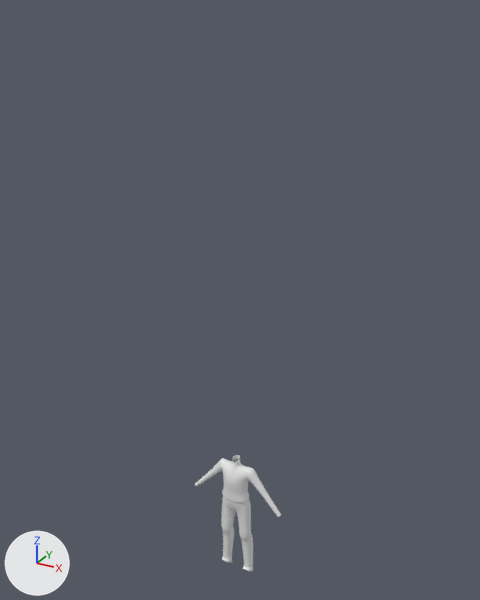
Renders of the Blender file Documentation/TitleScreen/title_screen.blend from each side of a commit.
Camera for both pictures: a 50 mm lens placed at (9.63, -17.25, 20.2), pointed at (-0.17, 0.58, 11.29). The lights are fixed; the arrows at lower left show +X, +Y and +Z.
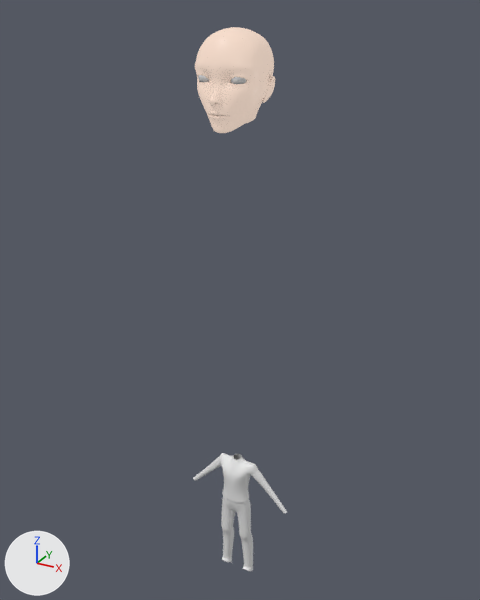
Boxes [x1, y1, x2, y2] around the edits, measured in the pictures (480 x 600 px; the box of a moved part takes in the faces that stretch with it):
'Zero Base.002', added: after [195, 27, 275, 133]
    faces in mat_skin_001: [195, 27, 275, 133]
'Cube', reshaped: before [195, 455, 281, 571]; after [193, 453, 287, 571]
'Eyes', added: after [198, 75, 247, 84]
part 1 of me_cube, moved or reshaped: before [195, 455, 281, 517]; after [193, 453, 287, 513]

The change, as a list of edits to the scene's bpy script:
```text
Add mat_teeth_001:
    mat_teeth_001 = diffuse_material('Teeth.001')
    mat_teeth_001.base_color = (0.811, 0.799, 0.808)  # white #e9e7e8
Add mat_skin_001:
    mat_skin_001 = bpy.data.materials.new('Skin.001')
    # nodes: AmbientOcclusion, BsdfPrincipled, MixShader, OutputMaterial
    # colours: white #ffe7d7, beige #f2d4c3
Add mat_eyes_001:
    mat_eyes_001 = diffuse_material('Eyes.001')
    mat_eyes_001.base_color = (0.8, 0.8, 0.8)  # white #e7e7e7
Change me_cube:
    used by ob_cube; location = (0.0, 0.0, 0.0)
    remove me_cube.from_pydata(...)  # 314 vertices, 277 faces, 12 loose edges; spans x 0.0..1.83, y -0.54..0.41, z 0.01..6.13
    add me_cube.from_pydata(...)  # 335 vertices, 309 faces; spans x 0.0..2.01, y -0.41..0.41, z 0.01..5.35
    me_cube part 1
    83 vertices are removed from x 0.0..1.83, y -0.54..0.32, z 3.4..6.13
    116 faces are deleted
    12 loose edges are deleted
    75 vertices move from x 0.0..0.61, y -0.43..0.25, z 3.96..5.29 to x 0.0..0.68, y -0.41..0.35, z 3.95..5.35
    104 vertices are added at x 0.0..2.01, y -0.4..0.4, z 2.97..5.34
    148 new faces join them
Add me_plane_000:
    me_plane_000.from_pydata(...)  # 1003 vertices, 983 faces; spans x -0.01..0.87, y -1.13..1.06, z 13.89..16.19
    me_plane_000.polygons.foreach_set('use_smooth', [True] * 983)
    # faces by material slot: [459, 524]
    me_plane_000.materials.append(mat_skin_001)
    me_plane_000.materials.append(mat_teeth_001)  # white #e9e7e8
Add me_sphere_001:
    me_sphere_001.from_pydata(...)  # a UV sphere (32 segments, 16 rings, poles along z) spanning x 0.209..0.63, y 14.914..15.336, z 0.352..0.774
    me_sphere_001.polygons.foreach_set('use_smooth', [True] * 512)
    me_sphere_001.materials.append(mat_eyes_001)  # white #e7e7e7
Add ob_zero_base_002:
    ob_zero_base_002 = bpy.data.objects.new('Zero Base.002', me_plane_000)
    ob_zero_base_002.location = (0.0, 0.0, 0.14)
    ob_zero_base_002.scale = (1.21, 1.21, 1.21)
    _m = ob_zero_base_002.modifiers.new('Mirror', 'MIRROR')
    _m.use_clip = True
    _m = ob_zero_base_002.modifiers.new('Subsurf', 'SUBSURF')
    _m.render_levels = 3
Add ob_eyes:
    ob_eyes = bpy.data.objects.new('Eyes', me_sphere_001)
    ob_eyes.location = (0.0, 0.0, 0.11)
    ob_eyes.rotation_euler = (1.571, 0.0, 0.0)  # degrees (90, 0, 0)
    ob_eyes.scale = (1.21, 1.21, 1.21)
    _m = ob_eyes.modifiers.new('Mirror', 'MIRROR')
```
